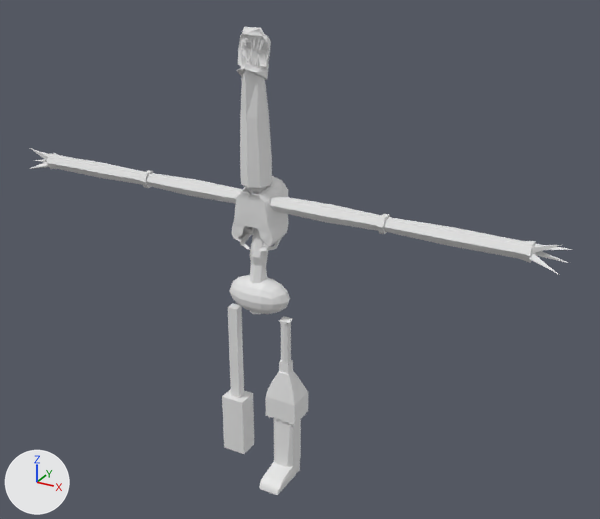
What one commit did to the Blender file 3D/monster.blend.
One viewpoint serves both versions: a 50 mm lens placed at (1.42, -2.27, 1.52), pointed at (0.13, 0.07, 0.34). The lights are fixed; the arrows at lower left show +X, +Y and +Z. The older version comes first. Materials are left out; every surface is plain grey.

Names of what the first picture shows: 'Cube', 'SPINE', 'arms', 'left leg', 'right leg', 'vest' and 2 more.
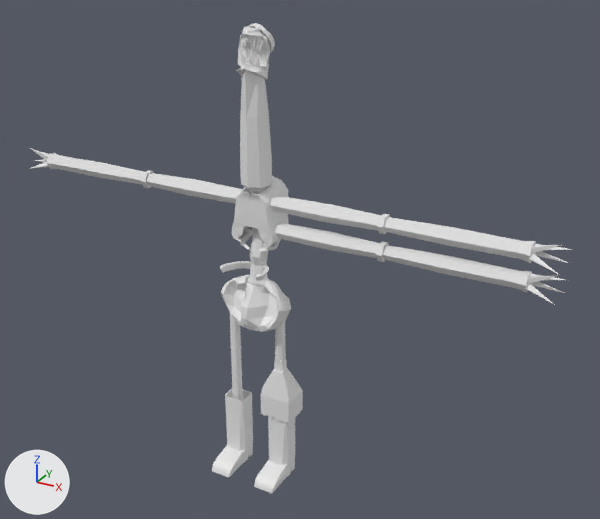
Where the newer file only moved an object's origin or applied its transform, the numbers keep the older frame.

What the commit changed:
me_cube_001 is used by ob_vest; location (0.0, 0.0, 0.514); scale (0.102, 0.102, 0.102).
me_cube_001 had 350 vertices, 361 faces and spanned x 0.0..0.96, y -0.42..1.25, z -0.97..1.15.
me_cube_001 now has 669 vertices, 705 faces and spans x -0.96..0.96, y -0.42..1.25, z -0.97..1.15.
me_cube_001 part 1: 319 vertices added at x -0.96..-0.03, y -0.42..1.25, z -0.97..1.15.
me_cube_004 is used by ob_right_leg; location (0.0, -0.012, 0.113); scale (0.0165, 0.0165, 0.0311).
me_cube_004 had 36 vertices, 34 faces and spanned x -8.4..-2.9, y -2.4..2.3, z -18.7..1.1.
me_cube_004 now has 377 vertices, 353 faces, 2 loose edges and spans x -0.1..0.0, y -0.2..0.0, z -0.5..0.1.
me_cube_004 part 8: 36 vertices removed from x -8.4..-2.9, y -2.4..2.3, z -18.7..1.1; 377 vertices added at x -0.1..0.0, y -0.2..0.0, z -0.5..0.1.
me_cube_003 is used by ob_left_leg; location (0.108, 0.0, 0.051); scale (0.0352, 0.0352, 0.0767).
me_cube_003 had 538 vertices, 443 faces and spanned x -1.49..1.99, y -4.38..1.49, z -7.29..1.24.
me_cube_003 now has 586 vertices, 486 faces and spans x 0.03..0.15, y -0.15..0.05, z -0.51..0.15.
me_cube_003 part 2: the loose piece of 232 vertices spanning x -0.91..1.61, y -4.38..0.76, z -7.29..-3.68 is deleted.
me_cube_003 part 3: 306 vertices removed from x -1.49..1.99, y -1.49..1.49, z -4.05..1.24; 586 vertices added at x 0.03..0.15, y -0.15..0.05, z -0.51..0.15.
me_cylinder_002 is used by ob_arms; location (0.0, 0.0, 0.0).
me_cylinder_002 had 98 vertices, 96 faces and spanned x 0.049..0.947, y -0.021..0.045, z 0.535..0.592.
me_cylinder_002 now has 230 vertices, 224 faces and spans x -0.947..0.947, y -0.021..0.045, z 0.439..0.592.
me_cylinder_002 part 4: a new loose piece of 74 vertices spanning x -0.947..-0.049, y -0.021..0.045, z 0.535..0.592.
me_cylinder_002 part 5: a new loose piece of 74 vertices spanning x 0.049..0.947, y -0.021..0.045, z 0.439..0.496.
me_cylinder_002 part 6: 24 vertices removed from x 0.458..0.477, y -0.004..0.028, z 0.584..0.591.
me_cylinder_002 part 7: 8 vertices added at x 0.159, y -0.017..0.04, z 0.539..0.588.
Mesh me_cylinder_001 is new.
It has 54 vertices, 50 faces and spans x -0.08..0.088, y -0.131..0.0, z 0.31..0.349.
Mesh me_cube_004_1 is new.
It has 168 vertices, 166 faces and spans x -0.0486..0.0634, y -0.0066..0.0635, z 1.0407..1.1471.
Mesh me_cube_1 is new.
It has 110 vertices, 108 faces and spans x -0.14..0.14, y -0.091..0.043, z 0.092..0.278.
Mesh me_cone_001_1 is new.
It has 60 vertices, 48 faces and spans x -1.05..1.05, y -0.04..0.04, z 0.43..0.62.
Object 'vest' (ob_vest) loses its MIRROR modifier named 'Mirror.001'.
Modifier setting removed (it was use_clip = True).
Object 'right leg' (ob_right_leg) is rescaled from (0.0165, 0.0165, 0.0311) to (1.0, 1.0, 1.0).
Object 'right leg' (ob_right_leg) moves from (0.0, -0.012, 0.113) to (0.0, 0.0, 0.0).
Object 'left leg' (ob_left_leg) is rescaled from (0.0352, 0.0352, 0.0767) to (1.0, 1.0, 1.0).
Object 'left leg' (ob_left_leg) moves from (0.108, 0.0, 0.051) to (0.0, 0.0, 0.0).
Object 'arms' (ob_arms) loses its MIRROR modifier named 'Mirror'.
Modifier setting removed (it was use_clip = True).
Object 'Cube' (ob_cube) is deleted.
Object 'SPINE.001' (ob_spine_001) is new; it shows me_cylinder_001.
Its location is (0.0, 0.0, 0.0).
Object 'cap' (ob_cap) is new; it shows me_cube_004_1.
Its location is (0.0, 0.0, 0.0).
Object 'pelvis' (ob_pelvis) is new; it shows me_cube_1.
Its location is (0.0, 0.0, 0.0).
Object 'claws' (ob_claws) is new; it shows me_cone_001_1.
Its location is (0.0, 0.0, 0.0).

What differs and where, as boxes (x1, y1, x2, y2) in the pictures (600 x 519 px; the box of a moved part takes in the faces that stretch with it):
'arms', reshaped, modifiers changed (27% taller): before (47, 153, 535, 263); after (47, 153, 535, 293)
'left leg', reshaped, moved, rescaled: before (260, 316, 308, 495); after (254, 320, 303, 493)
'right leg', reshaped, moved, rescaled (27% wider, 9% taller): before (222, 303, 254, 454); after (212, 313, 253, 477)
'pelvis', added: after (221, 275, 291, 332)
'Cube', deleted: before (229, 275, 290, 314)
'claws', added: after (29, 148, 573, 305)
'SPINE.001', added: after (220, 261, 269, 281)
'cap', added: after (247, 23, 275, 53)
part 1 of me_cube_001, added: after (232, 184, 271, 242)
part 2 of me_cube_003, deleted: before (260, 418, 301, 495)
part 3 of me_cube_003, moved or reshaped: before (265, 316, 308, 426); after (254, 320, 303, 493)
part 4 of me_cylinder_002, added: after (47, 153, 248, 204)
part 5 of me_cylinder_002, added: after (275, 223, 532, 293)
part 6 of me_cylinder_002, deleted: before (143, 170, 389, 219)
part 7 of me_cylinder_002, added: after (270, 195, 330, 222)
